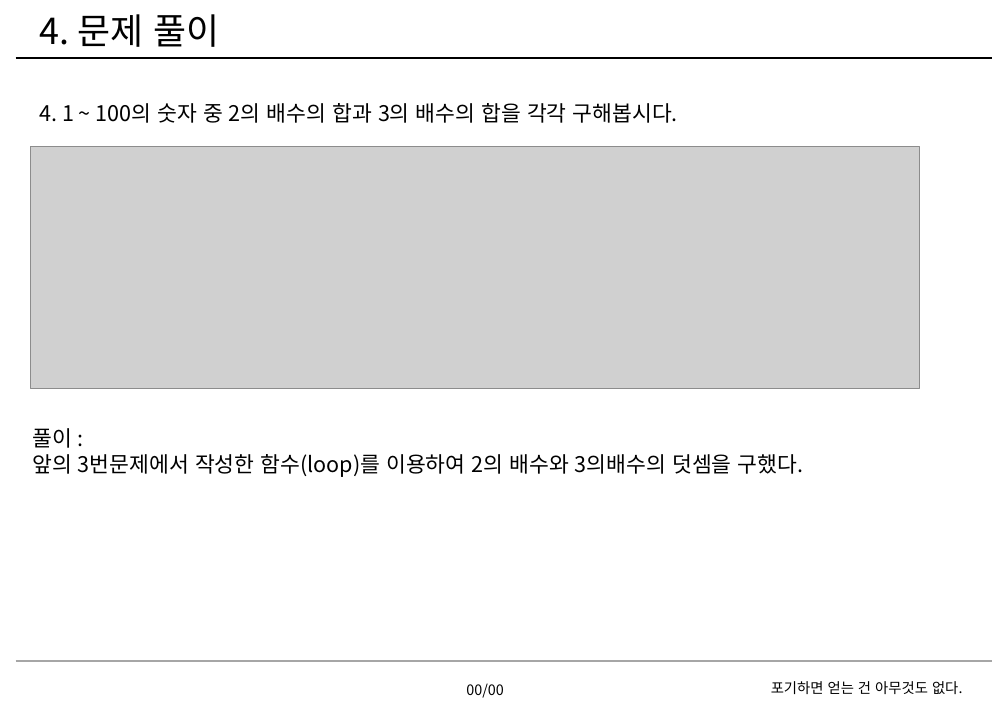
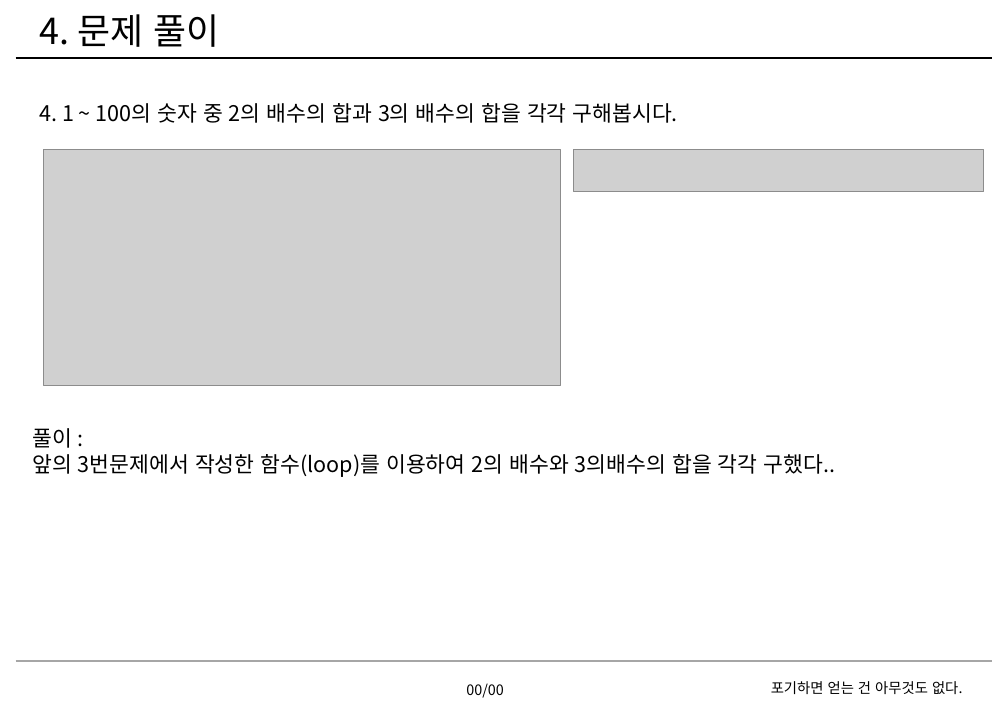
Before and after one commit to EmbeddedSchoolRepo/Lv01-02, a slide deck: slide 20 of HyunhoCha/homework/c/02/차현호2회차숙제.pptx. Drawn at 1008x713 pixels with LibreOffice and Linux fonts; fonts in the diff are those of the drawing; grey boxes stand for pictures; background and template pictures are left out. Boxes give left, top, right and bottom in pixels: in the first picture for what was removed or moved away, otherwise in the second. Text is boxed around its words. In the diff, an @@ line names an element or a change of style, - is before the commit and + after.

```diff
--- a/HyunhoCha/homework/c/02/차현호2회차숙제.pptx
+++ b/HyunhoCha/homework/c/02/차현호2회차숙제.pptx
@@ picture: place and size @@
-picture at <box>31,146,919,388</box>
+picture at <box>44,149,560,385</box>
@@ picture added at <box>573,149,985,191</box> @@
@@ text at <box>32,454,835,477</box>: text changed @@
-앞의 3번문제에서 작성한 함수(loop)를 이용하여 2의 배수와 3의배수의 덧셈을 구했다.
+앞의 3번문제에서 작성한 함수(loop)를 이용하여 2의 배수와 3의배수의 합을 각각 구했다..
```
Also in this commit, not shown: 3 other slides changed, 1 other file.
